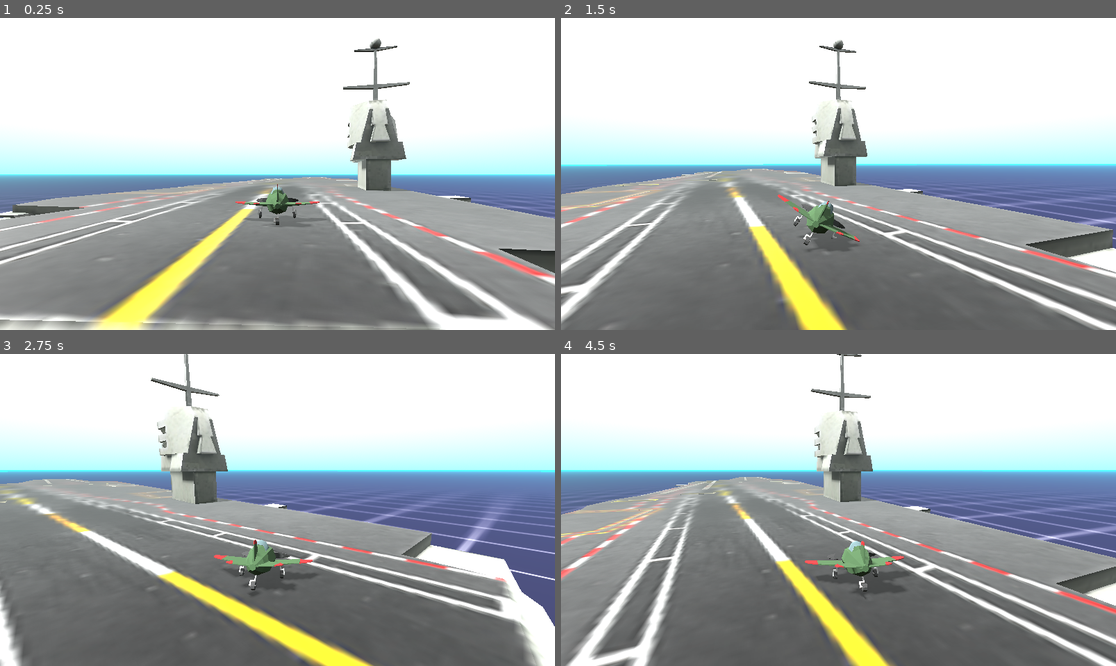
Above: before the commit, frames 1-4 (two rows, left to right).
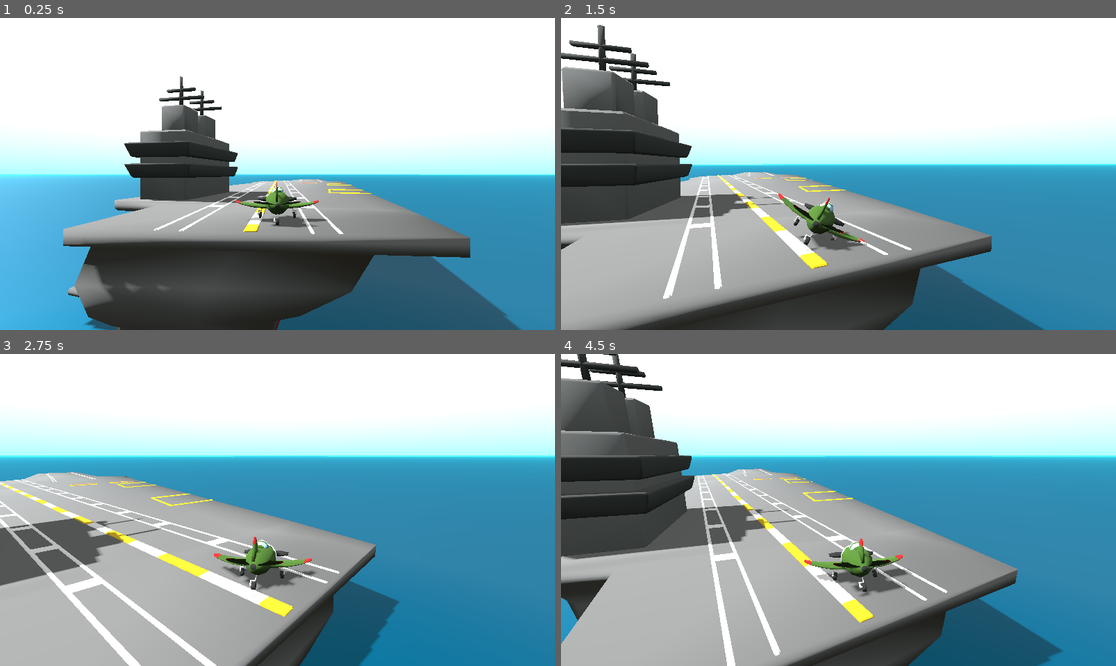
Above: after the commit, the same moments.

Repository: scottpetrovic/godot-arcade-plane
Game: Godot game, scene res://World/World.tscn
Two runs of this game, one before a commit and one after it. Both use one fixed random seed, a clock stepped at 60 frames per second and the inputs below.
Inputs:
- Up to frame 1 (0.25 s): no input
- Up to frame 2 (1.5 s): hold Right (roll_right) 0.53-1.28 s; hold Up (pitch_down) from 1.28 s (still down)
- Up to frame 3 (2.75 s): release Up (pitch_down) at 2.03 s; hold Right (roll_right) from 2.03 s (still down)
- Up to frame 4 (4.5 s): release Right (roll_right) at 2.78 s; hold Down (pitch_up) 2.78-3.53 s; hold Left (roll_left) from 3.53 s (still down)

The runs differ from the first frame. In frame 1, 51% of the frame differs, in the area x 0-100%, y 6-100%; in frame 2, 57%; in frame 3, 69%; in frame 4, 72%, in the area x 0-100%, y 0-100%.

Commit message:
Replace aircraft carrier with simplified one. Update water texture to simplify

Diff:
--- a/AircraftCarrier/Aircraft_Carrier.tscn
+++ b/AircraftCarrier/Aircraft_Carrier.tscn
@@ -1,21 +1,28 @@
-[gd_scene load_steps=4 format=3 uid="uid://cl861nerpvmo8"]
+[gd_scene load_steps=5 format=3 uid="uid://cl861nerpvmo8"]
 
 [ext_resource type="PackedScene" uid="uid://bc7flfj4e2c14" path="res://AircraftCarrier/aircraft_carrier_mesh.tscn" id="1_6s1ql"]
 
 [sub_resource type="BoxShape3D" id="BoxShape3D_518md"]
-size = Vector3(58, 17.4396, 189)
+size = Vector3(38.0914, 13.8756, 104.401)
 
 [sub_resource type="BoxShape3D" id="BoxShape3D_6swja"]
-size = Vector3(26.5334, 17.4004, 81.6611)
+size = Vector3(26.5334, 13.7705, 46.4128)
+
+[sub_resource type="BoxShape3D" id="BoxShape3D_bdlhb"]
+size = Vector3(7.87558, 18.8159, 16.8191)
 
 [node name="AircraftCarrier" type="StaticBody3D"]
 
 [node name="aircraft-carrier_mesh" parent="." instance=ExtResource("1_6s1ql")]
 
 [node name="CollisionShapeBase" type="CollisionShape3D" parent="."]
-transform = Transform3D(1, 0, 0, 0, 1, 0, 0, 0, 1, 0, -2.28021, -34.5)
+transform = Transform3D(1, 0, 0, 0, 1, 0, 0, 0, 1, 0.492523, 1.52048, 13.1412)
 shape = SubResource("BoxShape3D_518md")
 
+[node name="CollisionShapeFront" type="CollisionShape3D" parent="."]
+transform = Transform3D(1, 0, 0, 0, 1, 0, 0, 0, 1, 0, 1.64334, -62.2255)
+shape = SubResource("BoxShape3D_6swja")
+
 [node name="CollisionShape3D" type="CollisionShape3D" parent="."]
-transform = Transform3D(1, 0, 0, 0, 1, 0, 0, 0, 1, 0, -2.2998, 100.731)
-shape = SubResource("BoxShape3D_6swja")
+transform = Transform3D(1, 0, 0, 0, 1, 0, 0, 0, 1, -12.3616, 17.8418, 42.9036)
+shape = SubResource("BoxShape3D_bdlhb")
--- a/World/World.tscn
+++ b/World/World.tscn
@@ -1,21 +1,24 @@
-[gd_scene load_steps=9 format=3 uid="uid://dk0av4tlip45w"]
+[gd_scene load_steps=8 format=3 uid="uid://dk0av4tlip45w"]
 
-[ext_resource type="Texture2D" uid="uid://bs7rio5pun7i8" path="res://World/ground-grid.png" id="1_d50x1"]
 [ext_resource type="PackedScene" uid="uid://d3ovo2it7nbnh" path="res://Plane/airplane.tscn" id="1_niayg"]
 [ext_resource type="Environment" uid="uid://rl8h2c4eejfg" path="res://World/WorldEnvironment.tres" id="3_wr3gr"]
 [ext_resource type="Script" path="res://godot-interpolated-camera3d-master/addons/interpolated_camera_3d/interpolated_camera_3d.gd" id="4_4maxk"]
 [ext_resource type="PackedScene" uid="uid://cl861nerpvmo8" path="res://AircraftCarrier/Aircraft_Carrier.tscn" id="5_oawla"]
 
 [sub_resource type="StandardMaterial3D" id="StandardMaterial3D_w3fyu"]
-albedo_texture = ExtResource("1_d50x1")
-uv1_scale = Vector3(800, 800, 800)
+shading_mode = 2
+albedo_color = Color(0.025459, 0.381502, 0.508481, 1)
+metallic = 1.0
+roughness = 0.69
+distance_fade_min_distance = 82.75
+distance_fade_max_distance = 0.0
 
 [sub_resource type="BoxMesh" id="BoxMesh_vsd7p"]
 material = SubResource("StandardMaterial3D_w3fyu")
 size = Vector3(2000, 0.2, 2000)
-subdivide_width = 30
+subdivide_width = 20
 subdivide_height = 1
-subdivide_depth = 30
+subdivide_depth = 20
 
 [sub_resource type="BoxShape3D" id="BoxShape3D_wiqa6"]
 size = Vector3(2000, 0.2, 2000)
@@ -32,7 +35,7 @@
 shape = SubResource("BoxShape3D_wiqa6")
 
 [node name="Airplane" parent="." instance=ExtResource("1_niayg")]
-transform = Transform3D(0.195552, 0, -0.980693, 0, 1, 0, 0.980693, 0, 0.195552, -22.4193, 3.6526, 1.46834)
+transform = Transform3D(0.195552, 0, -0.980693, 0, 1, 0, 0.980693, 0, 0.195552, -23.9878, 2.40651, 1.46834)
 
 [node name="CameraTarget" type="Node3D" parent="Airplane"]
 transform = Transform3D(1, 0, 0, 0, 1, 0, 0, 0, 1, 1.39257e-07, 0.638382, 3.18583)
@@ -45,7 +48,7 @@
 environment = ExtResource("3_wr3gr")
 
 [node name="InterpolatedCamera3D" type="Camera3D" parent="." node_paths=PackedStringArray("target")]
-transform = Transform3D(0.195552, 0, -0.980693, 0, 1, 0, 0.980693, 0, 0.195552, -26.7437, 3.83881, 2.33065)
+transform = Transform3D(0.195552, 0, -0.980693, 0, 1, 0, 0.980693, 0, 0.195552, -28.3122, 2.59272, 2.33065)
 current = true
 fov = 66.6
 script = ExtResource("4_4maxk")
@@ -54,4 +57,4 @@
 target = NodePath("../Airplane/CameraTarget")
 
 [node name="AircraftCarrier" parent="." instance=ExtResource("5_oawla")]
-transform = Transform3D(-8.74228e-09, 0, 0.2, 0, 0.2, 0, -0.2, 0, -8.74228e-09, 0, 2.04257, 0)
+transform = Transform3D(2.62268e-08, 0, -0.2, 0, 0.2, 0, 0.2, 0, 2.62268e-08, -11.3819, 0.379997, 0)
Binary file changed: AircraftCarrier/aircraft-carrier.glb
Binary file removed: AircraftCarrier/aircraft-carrier_Image_0.png
Binary file removed: AircraftCarrier/aircraft-carrier_Image_1.png
Binary file removed: AircraftCarrier/aircraft-carrier_Image_2.jpg
Not shown, removed: AircraftCarrier/aircraft-carrier_Image_2.jpg.import
Binary file added: AircraftCarrier/aircraft-carrier_color-palette.png
Not shown, changed: AircraftCarrier/aircraft-carrier_color-palette.png.import
Binary file changed: Plane/plane.glb
Binary file added: Plane/plane_color-palette.png
Not shown, changed: Plane/plane_color-palette.png.import
Binary file removed: World/ground-grid.png
Not shown, removed: World/ground-grid.png.import
(and 1 more such lines)
